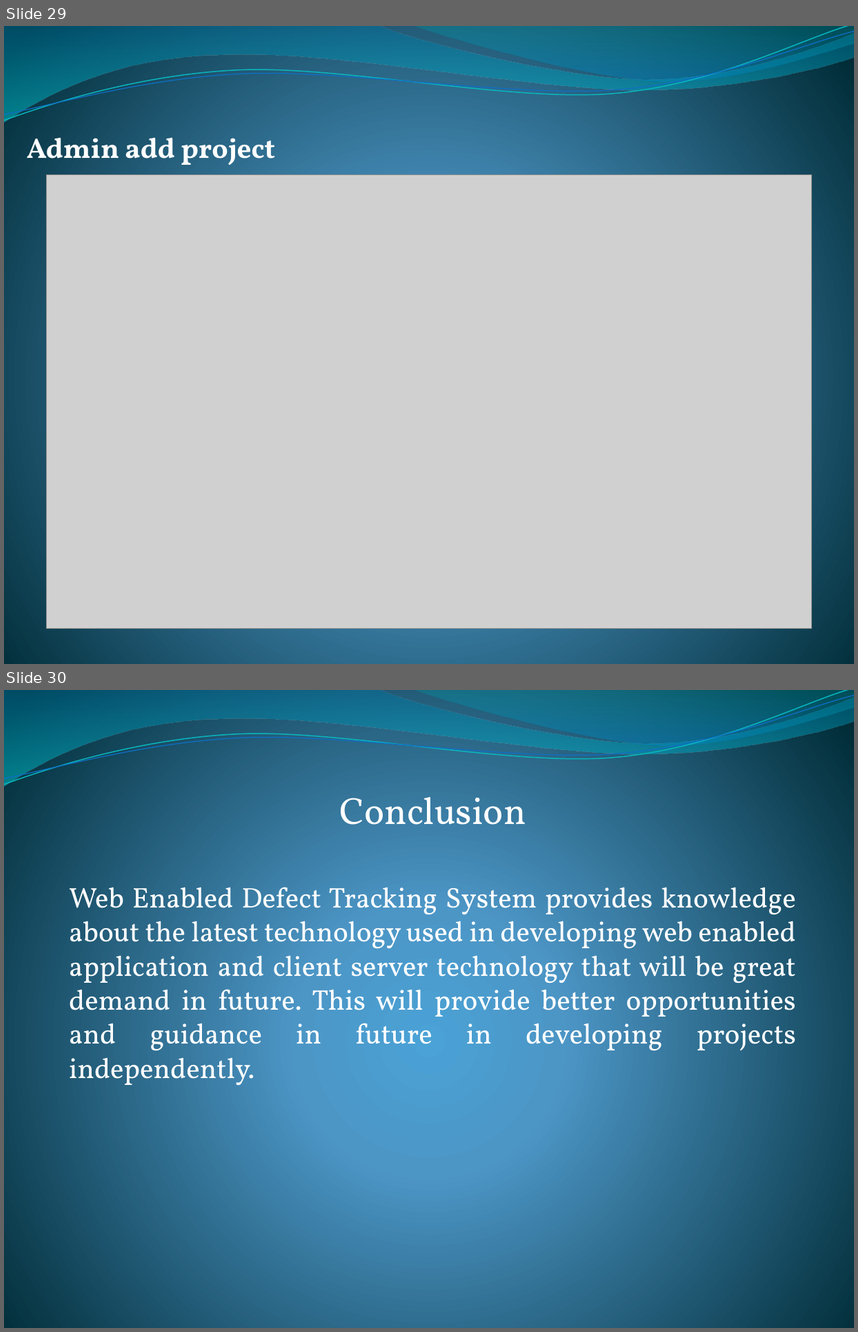
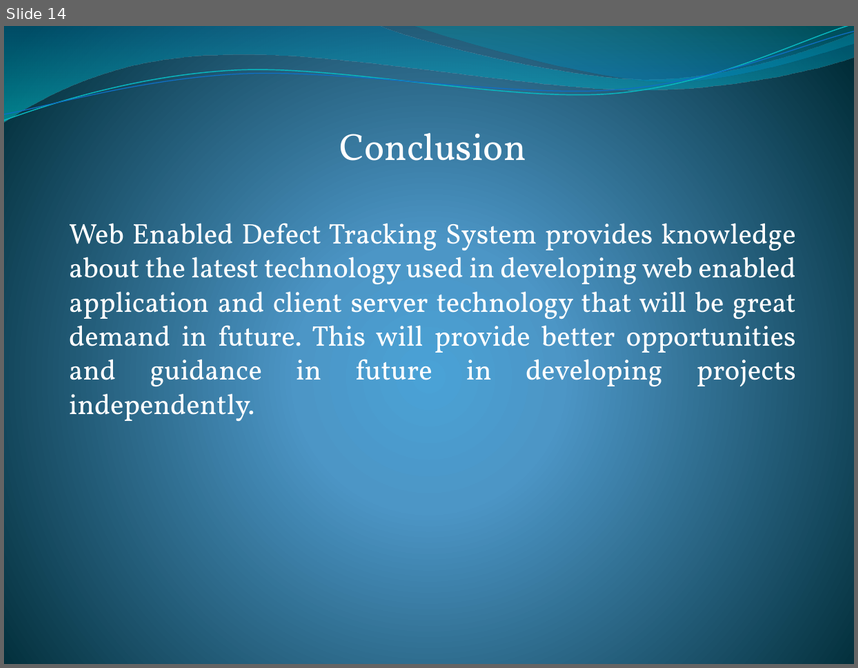
Before and after one commit to ramimhossain12/Bug-Tracking-System, a slide deck: Presentation/DEFECT TRACKING SYSTEM.pptx. Shown one above the other, each under a label of ours: slides 29 and 30 before the commit, slide 14 after it. The pictures are 858x1332 and 858x668 pixels, drawn with LibreOffice and Linux fonts; fonts in the diff are those of the drawing; grey boxes stand for pictures. Boxes give left, top, right and bottom in pixels: in the first picture for what was removed or moved away, otherwise in the second. Text is boxed around its words. In the diff, an @@ line names an element or a change of style, - is before the commit and + after.

```diff
--- a/Presentation/DEFECT TRACKING SYSTEM.pptx
+++ b/Presentation/DEFECT TRACKING SYSTEM.pptx
@@ slide 29 removed at bbox=[4, 26, 854, 664], background gradient #4AA0D6 to #4C98C7 to #002C38; not listed: 4 template elements that a slide beside it also shows @@
@@ text removed at bbox=[27, 137, 275, 165] @@
-Admin add project
@@ picture removed at bbox=[47, 175, 811, 628] @@
@@ what was slide 30 is now slide 14 @@
```
Also in this commit, not shown: 1 slide changed, 16 other slides removed, 15 other files.
